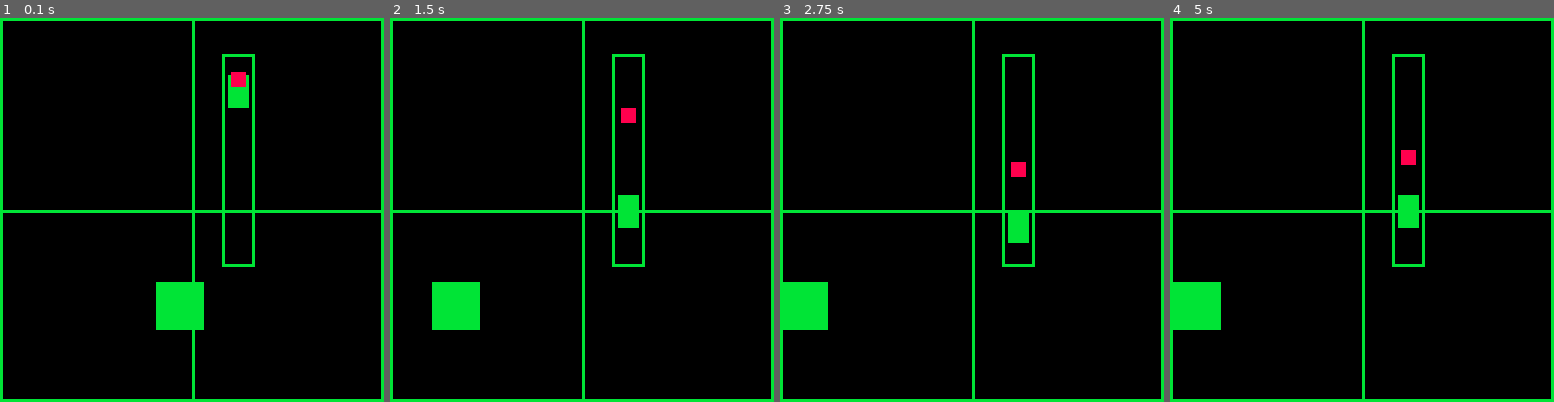
Above: before the commit, frames 1-4 (left to right).
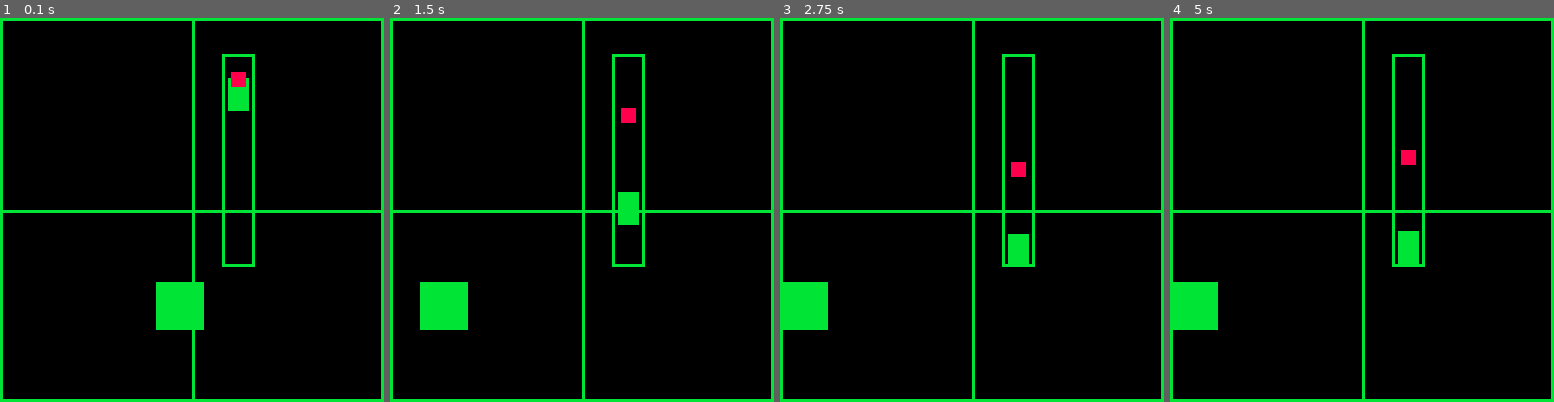
Above: after the commit, the same moments.

Repository: getJv/novice_summer_jam_2
Game: PICO-8 cartridge w_box.p8
The game is run twice, just before and just after one commit, with the same random seed, the same clock (stepped at 60 frames per second) and the same inputs.
Inputs:
- Up to frame 1 (0.1 s): no input
- Up to frame 2 (1.5 s): tap O (Z key) at 0.7 s
- Up to frame 3 (2.75 s): tap O (Z key) at 1.7, 2.1, 2.5 s
- Up to frame 4 (5 s): tap O (Z key) every 0.4 s from 2.9 to 4.9 s

The runs differ from the first frame. In frame 1, less than 0.1% of the frame differs, in the area x 59-65%, y 14-25%; in frame 2, 0.9%; in frame 3, 0.6%; in frame 4, 1.0%, in the area x 12-65%, y 46-82%.

Commit message:
feat: add player paddle a good logic

Diff:
--- a/pad.lua
+++ b/pad.lua
@@ -1,35 +1,23 @@
 pad = {
-    x = pad_frame.x + pad_frame_padding,
-    y = pad_frame.y + pad_frame_padding,
+    x = pad_frame.x + pad_frame_padding, -- 2 to avoid initial collision
+    y = pad_frame.y + pad_frame_padding + 2, -- 2 to avoid initial collision
     w = (pad_frame.x + pad_frame_padding) + 6, -- 6 is the max width
     h = 10
 }
 player_pulling = false
-pad_down_force = 5
-pad_up_force = 0
 
 function update_pad()
-    local next_y = pad.y
+    local next_y = pad.y +1
 
-    -- player action
     if (btn(4)) then
-        pad_up_force = pad_down_force
-        player_pulling = pad_up_force > 0
-    else
-        pad_up_force = 0
-        player_pulling = false
+        next_y = pad.y - 1
     end
 
-    -- apply gravity
-    if(can_update(4)) then
-        next_y = next_y + pad_down_force
-    end
-
-    if(pad_frame_top_bottom_collision(next_y)) then
+    if(pad_frame_top_bottom_collision(next_y )) then
         return
     end
 
-    pad.y = next_y - pad_up_force
+    pad.y = next_y
 end
 
 function draw_pad()
